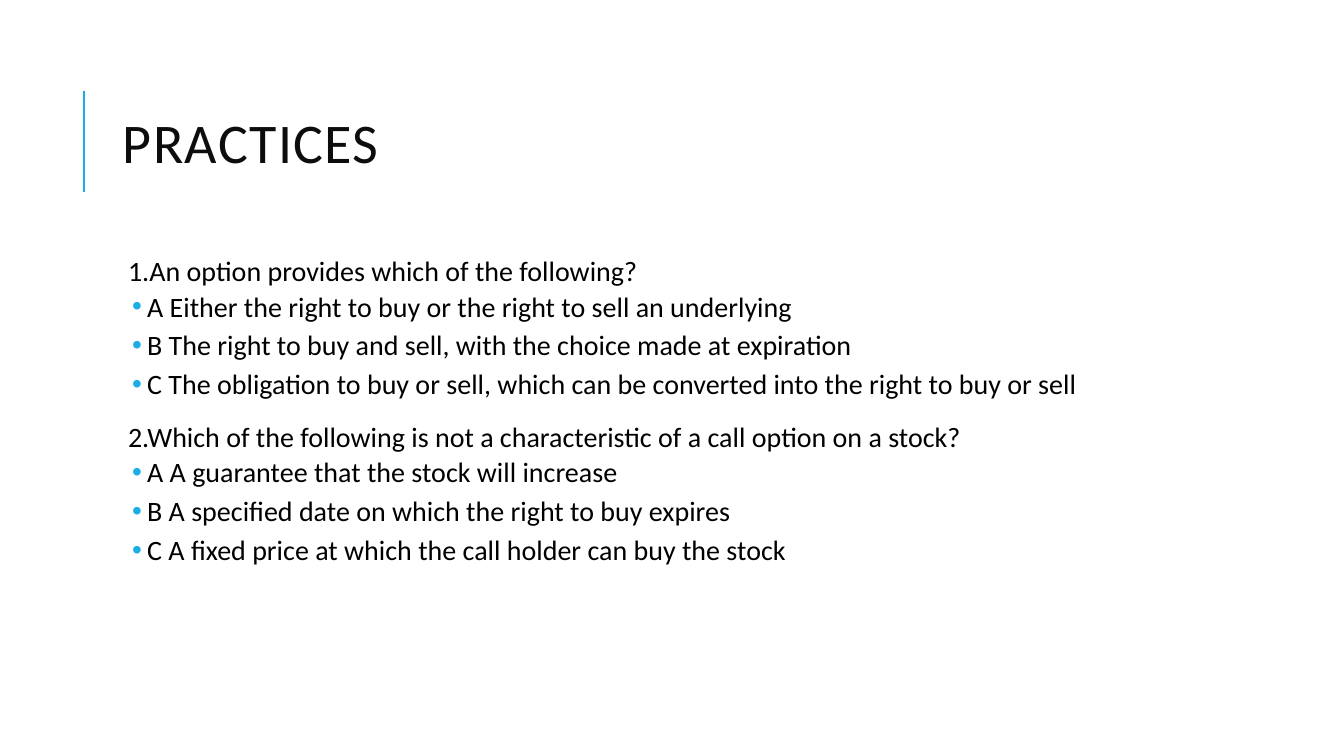
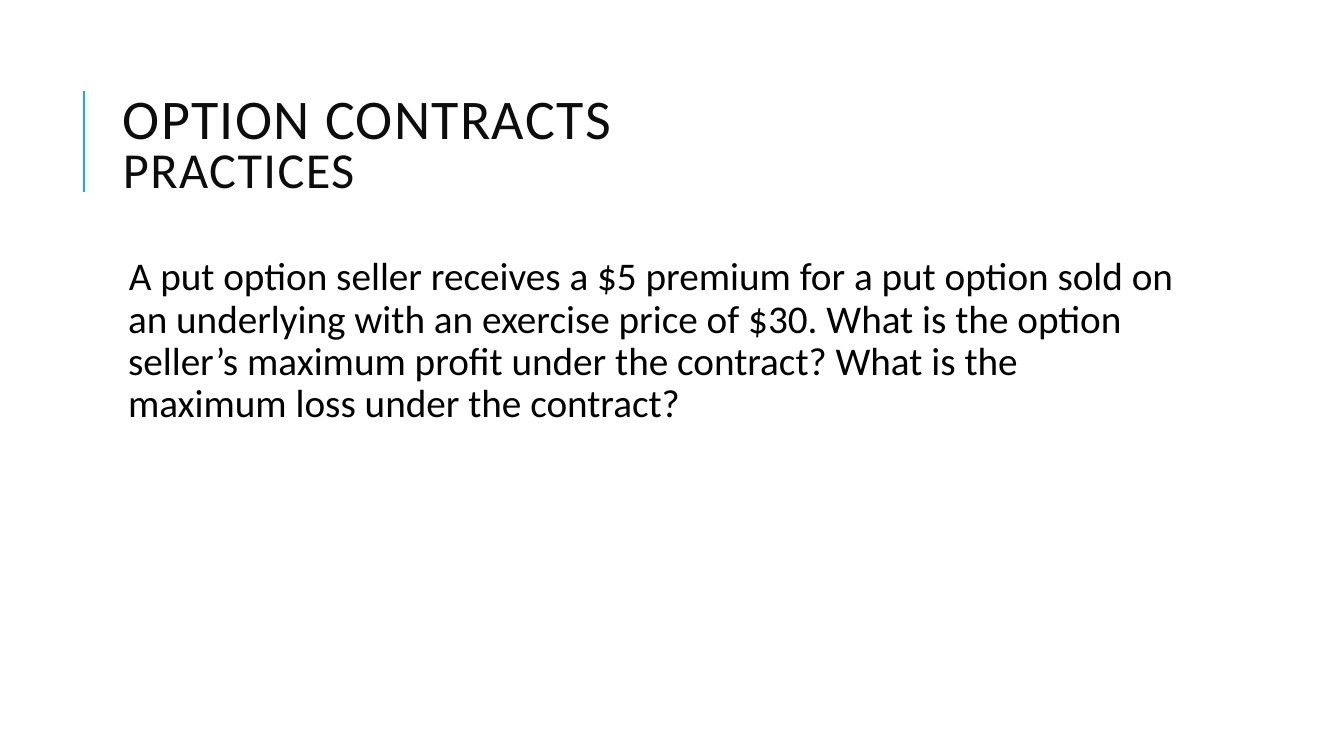
Before and after one commit to Isco0530/data, a slide deck: slide 39 of Derivatives.pptx. Drawn at 1344x756 pixels with LibreOffice and Linux fonts; fonts in the diff are those of the drawing. Boxes give left, top, right and bottom in pixels: in the first picture for what was removed or moved away, otherwise in the second. Text is boxed around its words. In the diff, an @@ line names an element or a change of style, - is before the commit and + after.

```diff
--- a/Derivatives.pptx
+++ b/Derivatives.pptx
@@ title at (123,102,611,189): text changed @@
-PRACTICES
+OPTION CONTRACTS
+PRACTICES
@@ text at (128,262,1173,418): text changed; size 20 to 28 pt @@
-  1.An option provides which of the following?
-  • A Either the right to buy or the right to sell an underlying
-  • B The right to buy and sell, with the choice made at expiration
-  • C The obligation to buy or sell, which can be converted into the right to buy or sell
-  2.Which of the following is not a characteristic of a call option on a stock?
-  • A A guarantee that the stock will increase
-  • B A specified date on which the right to buy expires
-  • C A fixed price at which the call holder can buy the stock
+  A put option seller receives a $5 premium for a put option sold on an underlying with an exercise price of $30. What is the option seller’s maximum profit under the contract? What is the maximum loss under the contract?
```
Also in this commit, not shown: 8 other slides changed.
